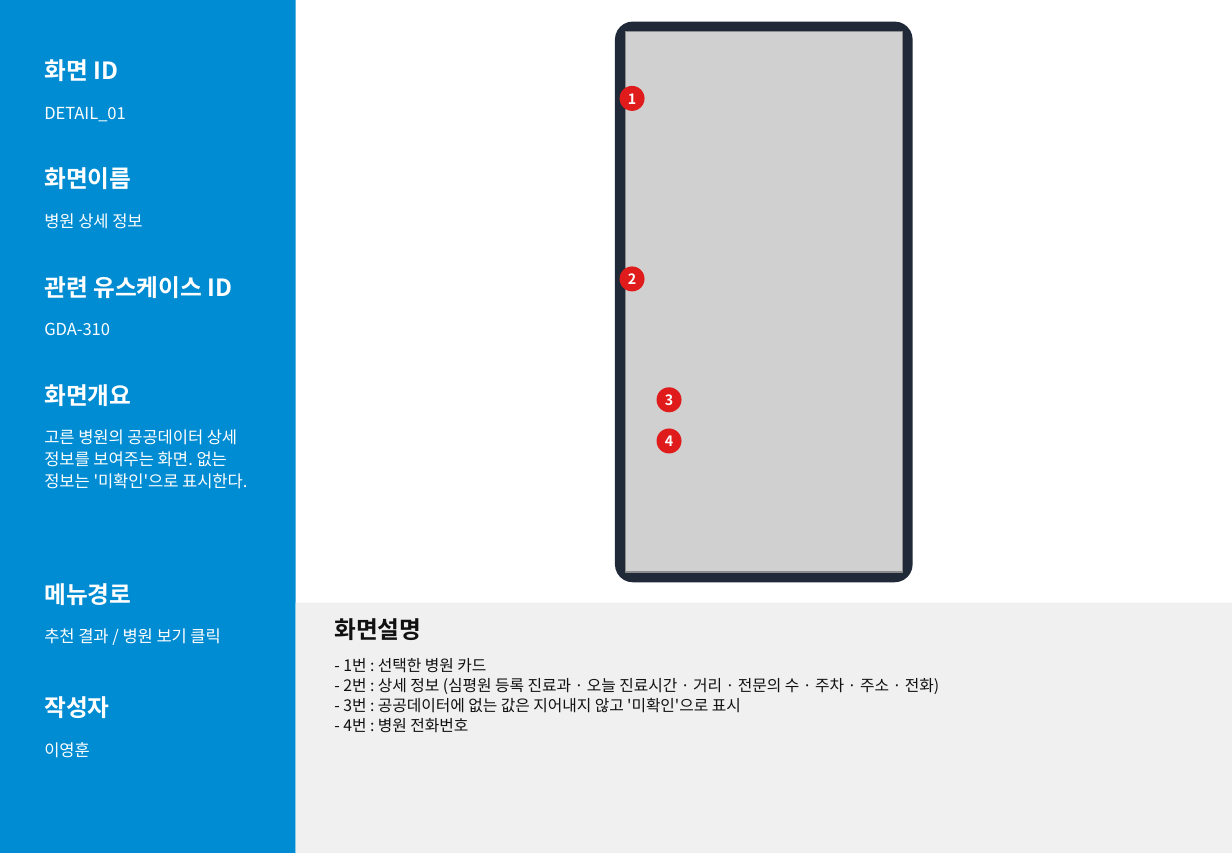
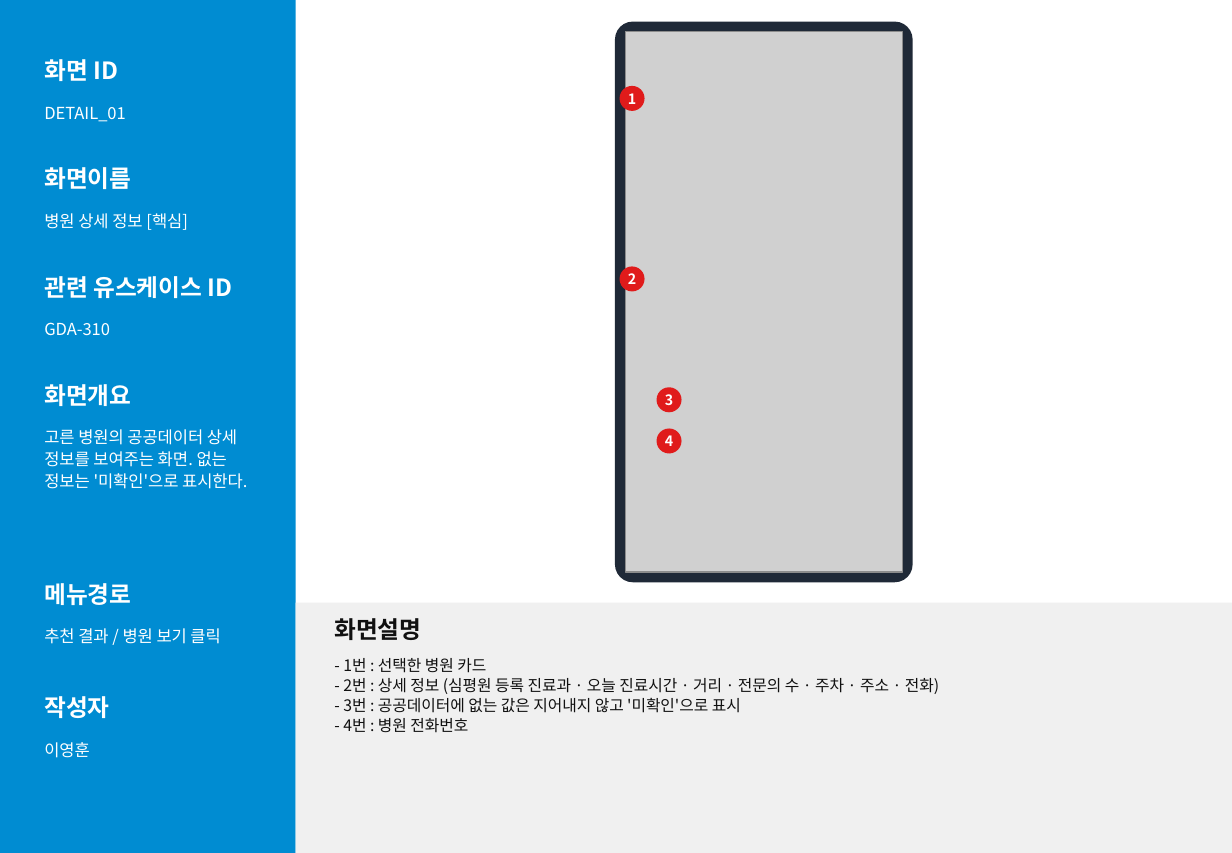
Before and after one commit to lee020304/goodoc-demo, a slide deck: slide 11 of screen/화면설계서_독수리5형제.pptx. Drawn at 1232x853 pixels with LibreOffice and Linux fonts; fonts in the diff are those of the drawing; grey boxes stand for pictures. Boxes give left, top, right and bottom in pixels: in the first picture for what was removed or moved away, otherwise in the second. Text is boxed around its words. In the diff, an @@ line names an element or a change of style, - is before the commit and + after.

```diff
--- a/screen/화면설계서_독수리5형제.pptx
+++ b/screen/화면설계서_독수리5형제.pptx
@@ text at box(44, 213, 188, 230): text changed @@
-병원 상세 정보
+병원 상세 정보 [핵심]
```
Also in this commit, not shown: 12 other slides changed, 29 other files.
